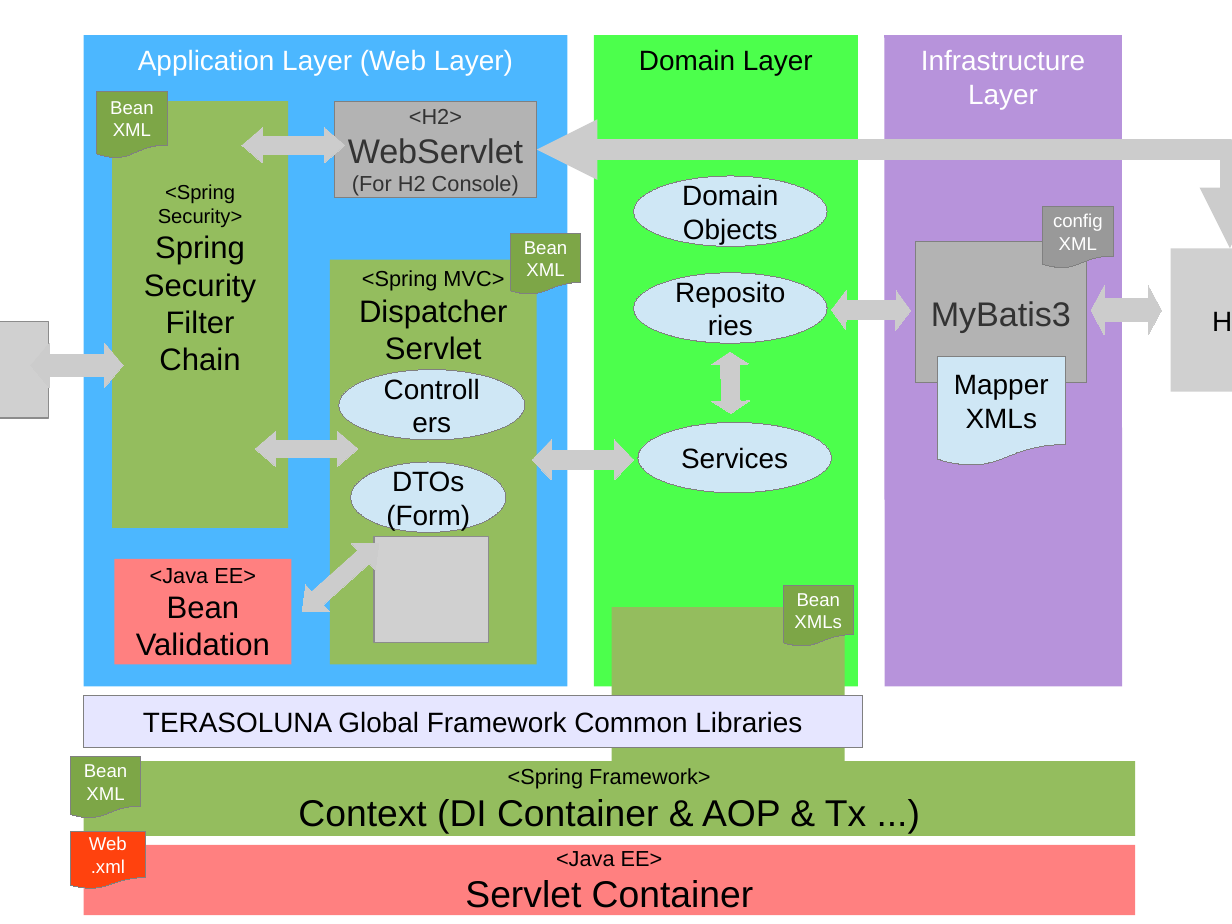
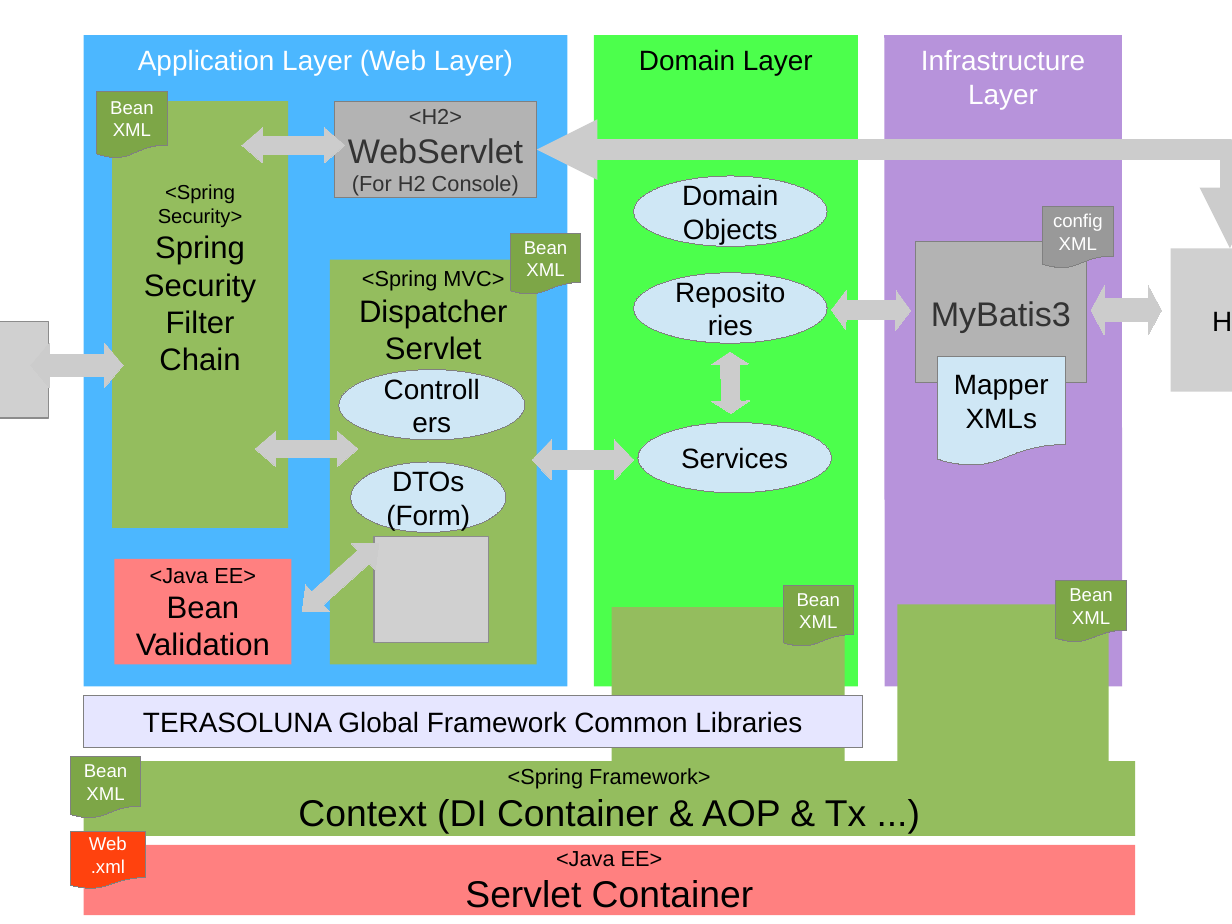
Before and after one commit to kazuki43zoo/demo-application, a slide deck: slide 1 of images/material.odp. Drawn at 1232x924 pixels with LibreOffice and Linux fonts; fonts in the diff are those of the drawing; grey boxes stand for pictures; background and template pictures are left out. Boxes give left, top, right and bottom in pixels: in the first picture for what was removed or moved away, otherwise in the second. Text is boxed around its words. In the diff, an @@ line names an element or a change of style, - is before the commit and + after.

```diff
--- a/images/material.odp
+++ b/images/material.odp
@@ flow chart document added at bbox=[1056, 581, 1127, 643], fill #7DA647, outline #808080 0 pt, 12 pt, text #FFFFFF @@
+Bean
+XML
@@ text in flow chart document at bbox=[799, 615, 837, 628]: text changed @@
-XMLs
+XML
@@ rectangle added at bbox=[898, 605, 1109, 766], fill #94BD5E @@
```
Also in this commit, not shown: 2 other slides changed, 3 other files.
